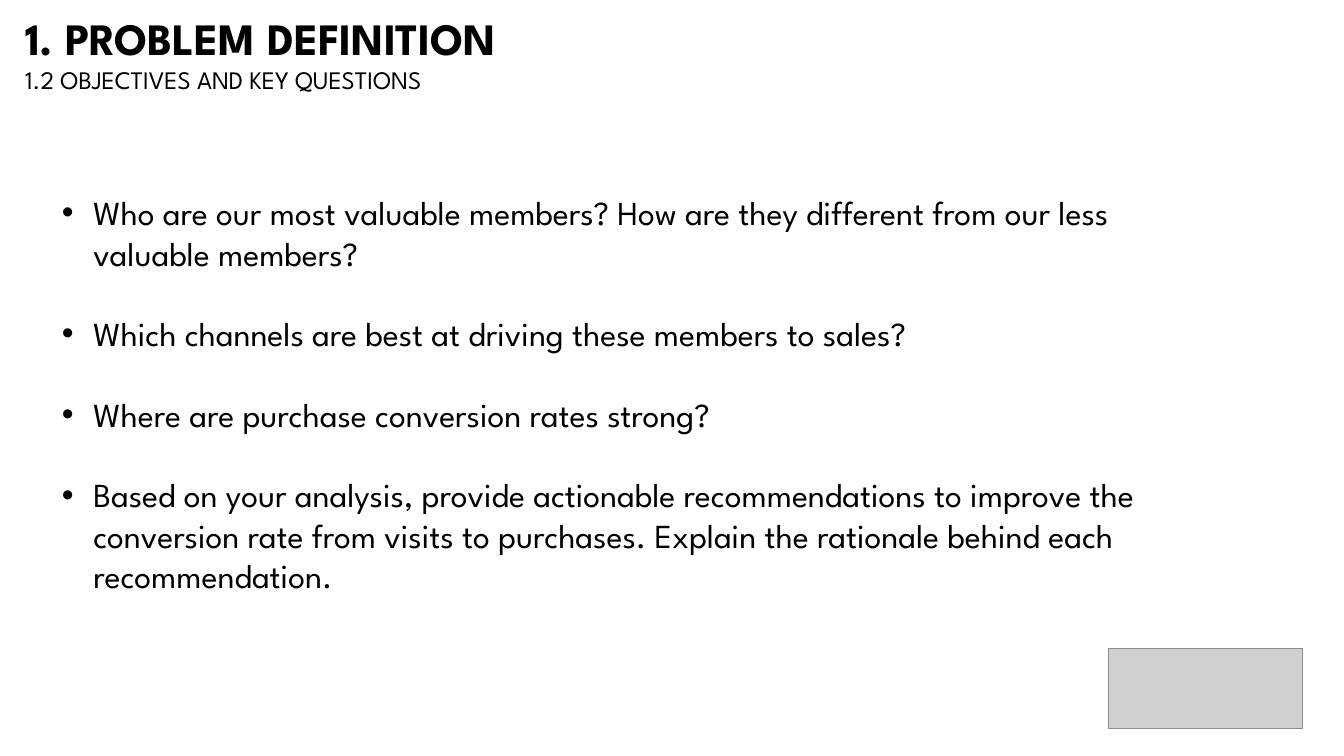
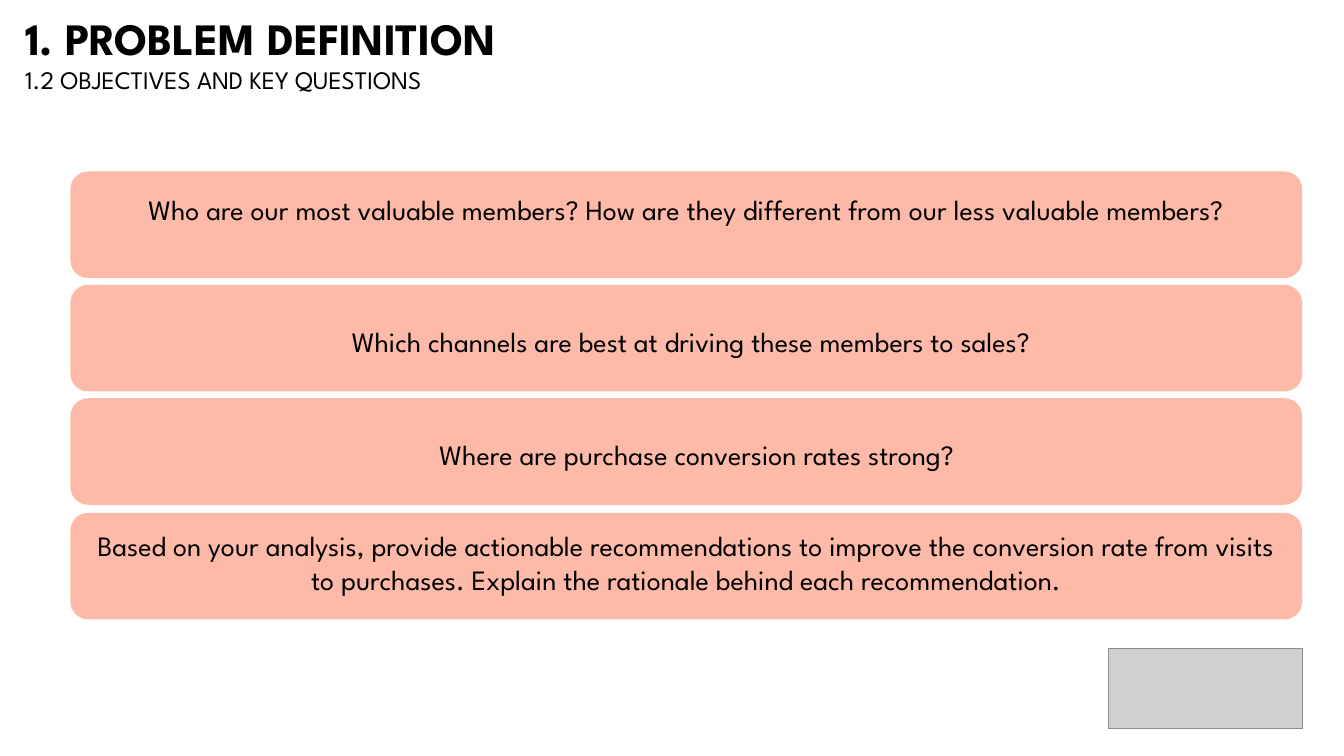
Before and after one commit to bbucalonserra/sales-membership-analysis, a slide deck: slide 5 of presentation.pptx. Drawn at 1344x756 pixels with LibreOffice and Linux fonts; fonts in the diff are those of the drawing; grey boxes stand for pictures. Boxes give left, top, right and bottom in pixels: in the first picture for what was removed or moved away, otherwise in the second. Text is boxed around its words. In the diff, an @@ line names an element or a change of style, - is before the commit and + after.

Commit message:
Finalizing analysis and presentation

```diff
--- a/presentation.pptx
+++ b/presentation.pptx
@@ rounded rectangle added at [71, 171, 1303, 278], fill #FEBAA8 @@
@@ text "Who are our most valuable ...": place and size @@
-text "Who are our most valuable ..." at [93, 201, 1134, 589]
+text "Who are our most valuable ..." at [148, 200, 1223, 226]
@@ text "Who are our most valuable ..." at [148, 200, 1223, 226]: size 24 to 20 pt; alignment left to centre; bullet • to none @@
@@ rounded rectangle added at [71, 285, 1303, 392], fill #FEBAA8 @@
@@ text at [93, 323, 1134, 589]: paragraphs removed @@
-• Which channels are best at driving these members to sales?
-• Where are purchase conversion rates strong?
-• Based on your analysis, provide actionable recommendations to improve the conversion rate from visits to purchases. Explain the rationale behind each recommendation.
@@ text added at [352, 332, 1030, 358], 20 pt, text #000000 @@
+Which channels are best at driving these members to sales?
@@ rounded rectangle added at [71, 398, 1303, 505], fill #FEBAA8 @@
@@ text added at [439, 445, 954, 471], 20 pt, text #000000 @@
+Where are purchase conversion rates strong?
@@ rounded rectangle added at [71, 513, 1303, 620], fill #FEBAA8 @@
@@ text added at [98, 536, 1274, 596], 20 pt, text #000000 @@
+Based on your analysis, provide actionable recommendations to improve the conversion rate from visits to purchases. Explain the rationale behind each recommendation.
```
Also in this commit, not shown: 10 other slides changed, 7 slides added, 2 other files.
